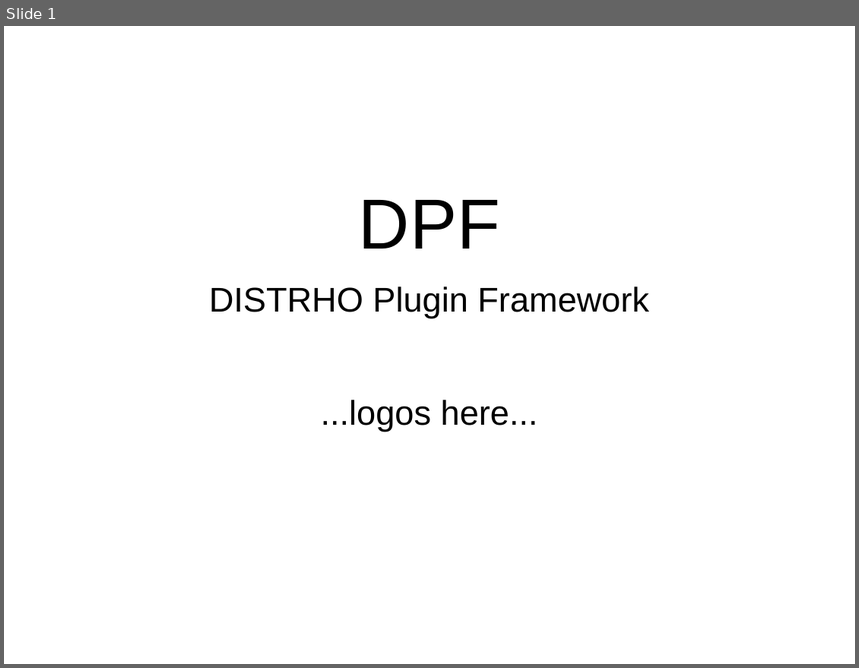
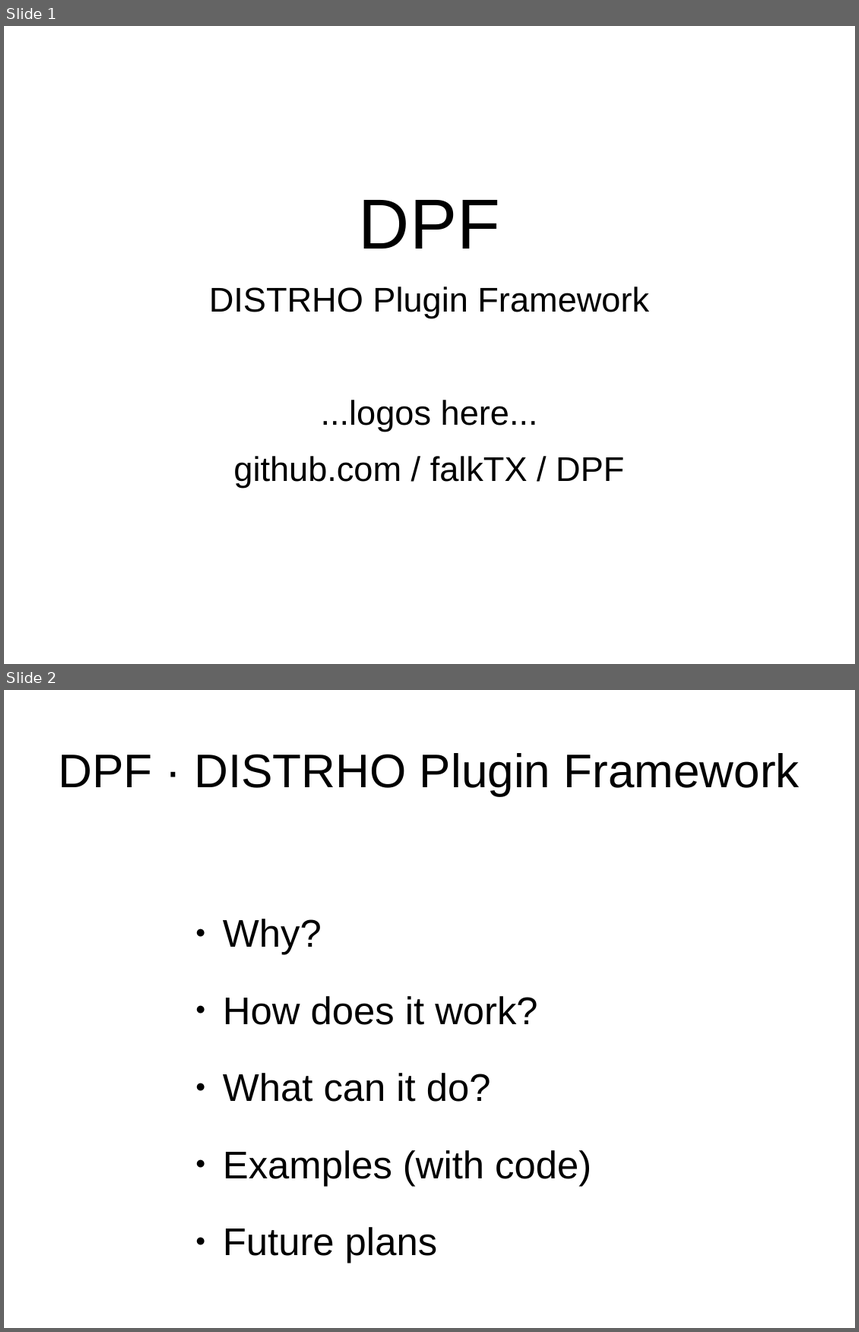
Before and after one commit to DISTRHO/DPF, a slide deck: lac/2014-small-talk.odp. Shown one above the other, each under a label of ours: slide 1 before the commit, slides 1 and 2 after it. The pictures are 859x668 and 859x1332 pixels, drawn with LibreOffice and Linux fonts; fonts in the diff are those of the drawing. Boxes give left, top, right and bottom in pixels: in the first picture for what was removed or moved away, otherwise in the second. Text is boxed around its words. In the diff, an @@ line names an element or a change of style, - is before the commit and + after.

```diff
--- a/lac/2014-small-talk.odp
+++ b/lac/2014-small-talk.odp
@@ slide 2 added at [4, 690, 855, 1328], background #FFFFFF @@
@@ title added at [58, 753, 800, 796], 44 pt, text #000000 @@
+DPF · DISTRHO Plugin Framework
@@ text added at [223, 919, 591, 1264], 36 pt, text #000000 @@
+● Why?
+● How does it work?
+● What can it do?
+● Examples (with code)
+● Future plans
@@ slide 1 changed as well @@
@@ text at [234, 456, 624, 488]: paragraph added @@
+github.com / falkTX / DPF
```
Also in this commit, not shown: 7 other slides added, 1 slide removed.
